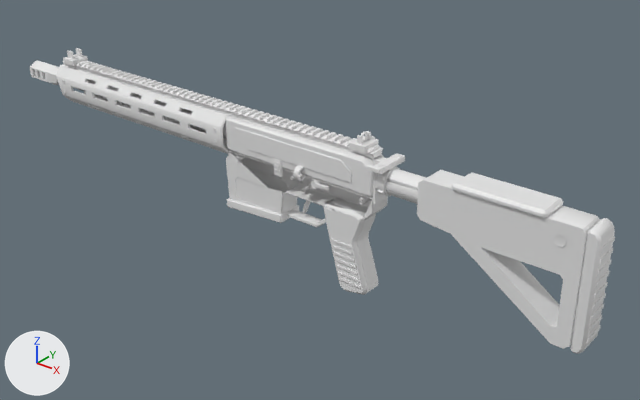
Two versions of the FBX model blender/export/af7_vanguard_lod1.fbx, one commit apart.
Both versions are drawn from a 50 mm camera at (0.689, -0.737, 0.469) aimed at (0.069, 0.038, -0.011). Arrows for +X, +Y and +Z are at lower left; the lights stay in place. The first picture is the older version.

Names of what the first picture shows: 'AF7_LOD_1'.
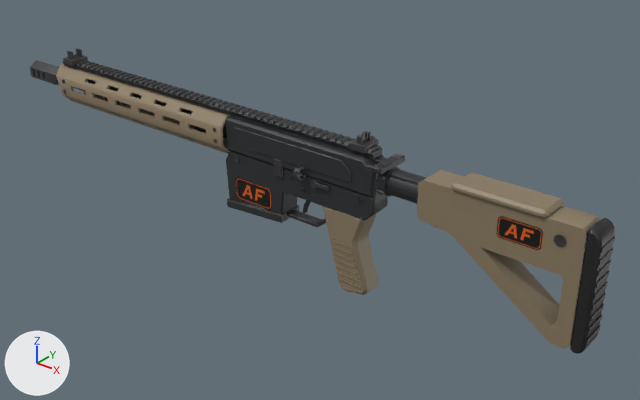
Changed parts and their boxes [x1, y1, x2, y2] in the pictures (640 x 400 px; the box of a moved part takes in the faces that stretch with it):
part 1 of me_af7_lod_1, built on
    both: [57, 80, 566, 247]
part 2 of me_af7_lod_1, moved or reshaped (mostly hidden)
    both: [105, 87, 128, 107]
part 3 of me_af7_lod_1, recoloured
    both: [30, 48, 563, 246]
part 4 of me_af7_lod_1, recoloured (white to brown)
    both: [56, 64, 615, 354]

The change in detail:
Picture 'af7_body_co.png' (img_af7_body_co_png) is new.
Picture 'af7_furn_co.png' (img_af7_furn_co_png) is new.
Material 'AF7_Body_DayZ' (mat_af7_body_dayz) is new.
Its texture is img_af7_body_co_png.
Material 'AF7_Body_DayZ_1' (mat_af7_body_dayz_1) is new.
Its texture is img_af7_furn_co_png.
me_af7_lod_1 is used by ob_af7_lod_1; location (0.0, 0.0, 0.0).
me_af7_lod_1 had 4188 vertices, 7311 faces and spanned x -0.444..0.444, y -0.028..0.024, z -0.089..0.113.
me_af7_lod_1 now has 4659 vertices, 8162 faces and spans x -0.444..0.444, y -0.028..0.024, z -0.089..0.113.
me_af7_lod_1 part 1: 95 vertices moved from x -0.4..0.398, y -0.019..0.018, z 0.035..0.113 to x -0.4..0.4, y -0.019..0.018, z 0.035..0.113; 147 vertices removed from x -0.4..0.41, y -0.026..0.018, z 0.026..0.113; 573 vertices added at x -0.4..0.41, y -0.028..0.018, z 0.025..0.113.
me_af7_lod_1 part 2: 14 vertices moved within x -0.268..-0.24, y -0.014..0.014, z 0.064..0.08; 56 vertices removed from x -0.27..-0.24, y -0.013..0.013, z 0.051..0.08; 104 vertices added at x -0.27..-0.24, y -0.014..0.014, z 0.051..0.08.
me_af7_lod_1 part 3: 4260 faces spanning x -0.444..0.41, y -0.028..0.024, z -0.032..0.113 switch from no material to mat_af7_body_dayz (picture img_af7_body_co_png).
me_af7_lod_1 part 4: 1704 faces spanning x -0.367..0.444, y -0.023..0.023, z -0.089..0.094 switch from no material to mat_af7_body_dayz_1 (picture img_af7_furn_co_png).
Other edits to the shape of me_af7_lod_1 do not show in these pictures.
